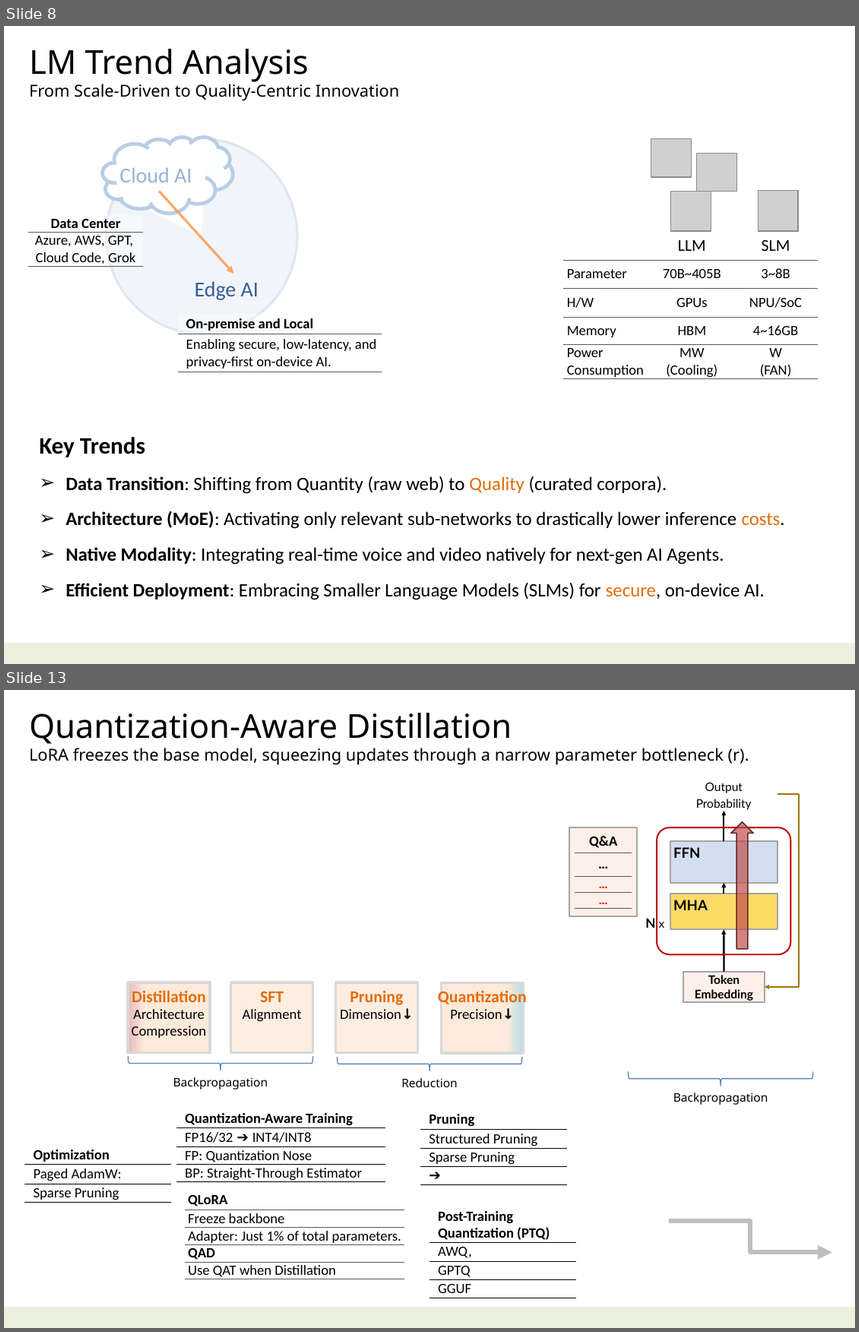
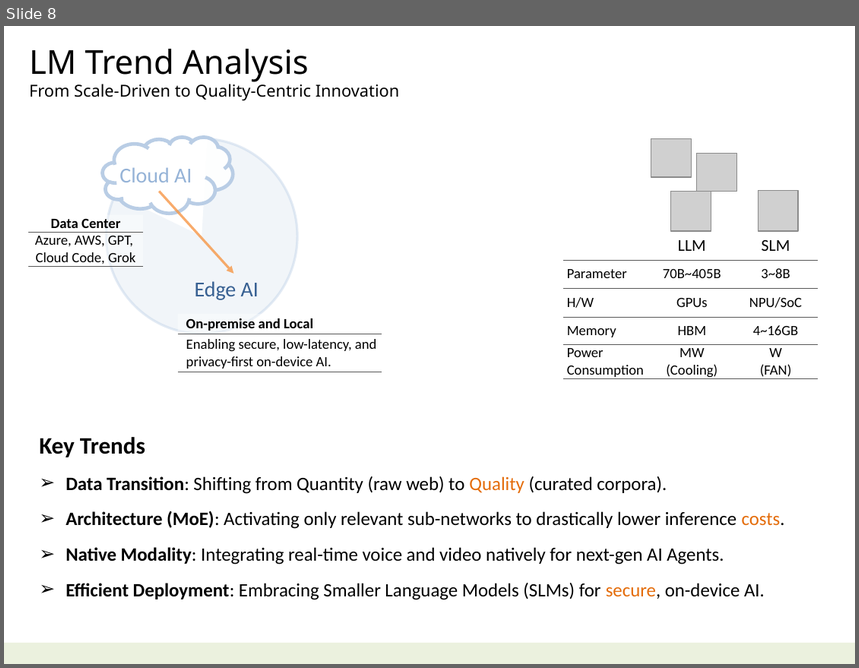
Before and after one commit to navibator/crazy-ai, a slide deck: ai-gemma.pptx. Shown one above the other, each under a label of ours: slides 8 and 13 before the commit, slide 8 after it; the slides between them are not shown. The pictures are 859x1332 and 859x668 pixels, drawn with LibreOffice and Linux fonts; fonts in the diff are those of the drawing; grey boxes stand for pictures. Boxes give left, top, right and bottom in pixels: in the first picture for what was removed or moved away, otherwise in the second. Text is boxed around its words. In the diff, an @@ line names an element or a change of style, - is before the commit and + after.

```diff
--- a/ai-gemma.pptx
+++ b/ai-gemma.pptx
@@ slide 13 removed at (4,690,855,1328), background #FFFFFF; not listed: 1 template element that a slide beside it also shows @@
@@ text removed at (29,713,750,765) @@
-Quantization-Aware Distillation
-LoRA freezes the base model, squeezing updates through a narrow parameter bottleneck (r).
@@ text removed at (696,782,752,810) @@
-Output
-Probability
@@ elbow arrow removed from (778, 794) to (765, 987) @@
@@ arrow removed from (724, 841) to (724, 811) @@
@@ down arrow removed at (731,822,753,948) @@
@@ rectangle removed at (569,827,637,916) @@
@@ table removed at (576,830,633,908), 4 rows, 1 columns @@
-Q&A
-…
-…
-…
@@ rounded rectangle removed at (657,828,791,954) @@
@@ rectangle removed at (671,841,778,883) @@
-FFN
@@ rectangle removed at (671,894,778,930) @@
-MHA
@@ arrow removed from (724, 894) to (724, 883) @@
@@ text removed at (645,918,665,928) @@
-N x
@@ arrow removed from (724, 972) to (724, 930) @@
@@ rectangle removed at (129,983,210,1053) @@
-Distillation
-Architecture
-Compression
@@ rectangle removed at (231,983,313,1053) @@
-SFT
-Alignment
@@ rectangle removed at (336,983,417,1053) @@
-Pruning
-Dimension↓
@@ rectangle removed at (442,983,523,1053) @@
-Quantization
-Precision↓
@@ rectangle removed at (683,972,764,1002) @@
-Token
-Embedding
@@ right brace removed at (129,1056,313,1071) @@
@@ right brace removed at (338,1057,522,1072) @@
@@ right brace removed at (629,1072,813,1086) @@
@@ text removed at (173,1078,268,1090) @@
-Backpropagation
@@ text removed at (401,1078,457,1087) @@
-Reduction
@@ text removed at (674,1093,769,1105) @@
-Backpropagation
@@ table removed at (177,1110,386,1186), 4 rows, 1 columns @@
-Quantization-Aware Training
-FP16/32 ➔ INT4/INT8
-FP: Quantization Nose
-BP: Straight-Through Estimator
@@ table removed at (420,1110,566,1185), 4 rows, 1 columns @@
-Pruning
-Structured Pruning
-Sparse Pruning
-➔
@@ table removed at (25,1145,171,1204), 3 rows, 1 columns @@
-Optimization
-Paged AdamW:
-Sparse Pruning
@@ table removed at (184,1191,404,1283), 5 rows, 1 columns @@
-QLoRA
-Freeze backbone
-Adapter: Just 1% of total parameters.
-QAD
-Use QAT when Distillation
@@ table removed at (430,1208,576,1297), 4 rows, 1 columns @@
-Post-Training / Quantization (PTQ)
-AWQ,
-GPTQ
-GGUF
@@ elbow arrow removed from (669, 1221) to (832, 1252) @@
```
Also in this commit, not shown: 5 slides changed, 3 slides added, 3 other slides removed, 1 other file.
